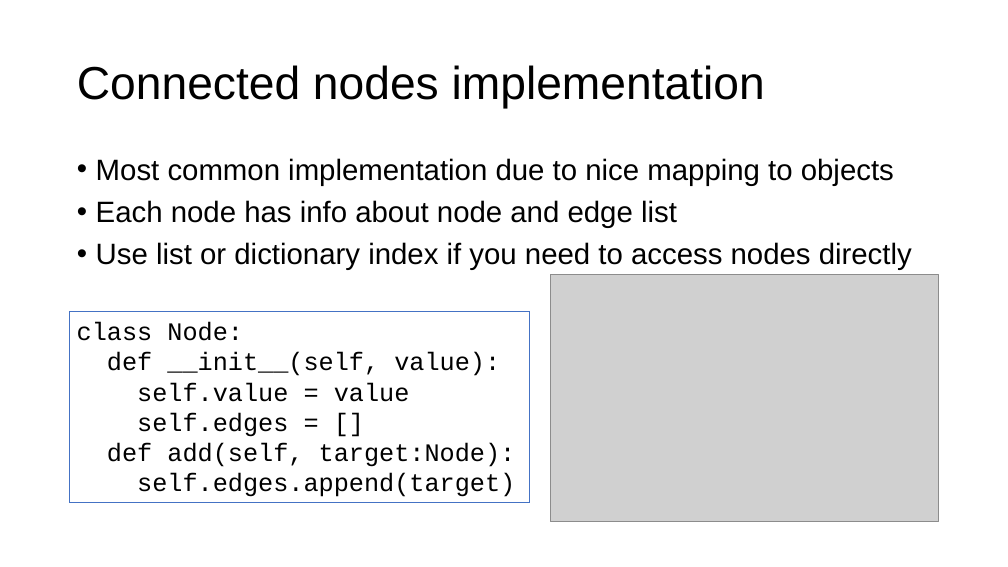
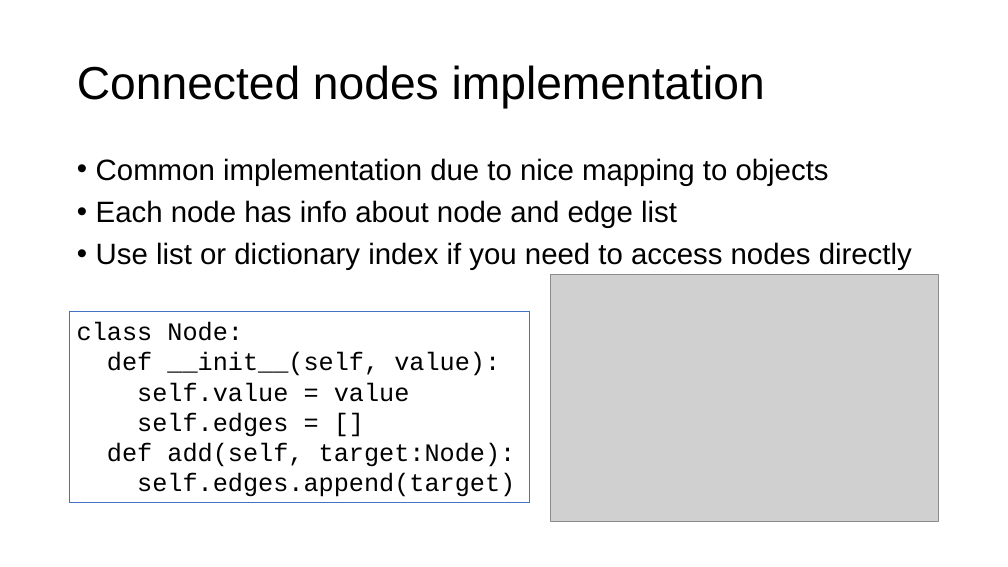
Before and after one commit to parrt/msds689, a slide deck: slide 8 of notes/graphs.pptx (slide 7 before the commit). Drawn at 1008x567 pixels with LibreOffice and Linux fonts; fonts in the diff are those of the drawing; grey boxes stand for pictures; background and template pictures are left out. Boxes give left, top, right and bottom in pixels: in the first picture for what was removed or moved away, otherwise in the second. Text is boxed around its words. In the diff, an @@ line names an element or a change of style, - is before the commit and + after.

```diff
--- a/notes/graphs.pptx
+++ b/notes/graphs.pptx
@@ text at (96, 158, 829, 186): text changed @@
-• Most common implementation due to nice mapping to objects
+• Common implementation due to nice mapping to objects
```
Also in this commit, not shown: 1 other slide changed, 2 slides added, 2 other files.
